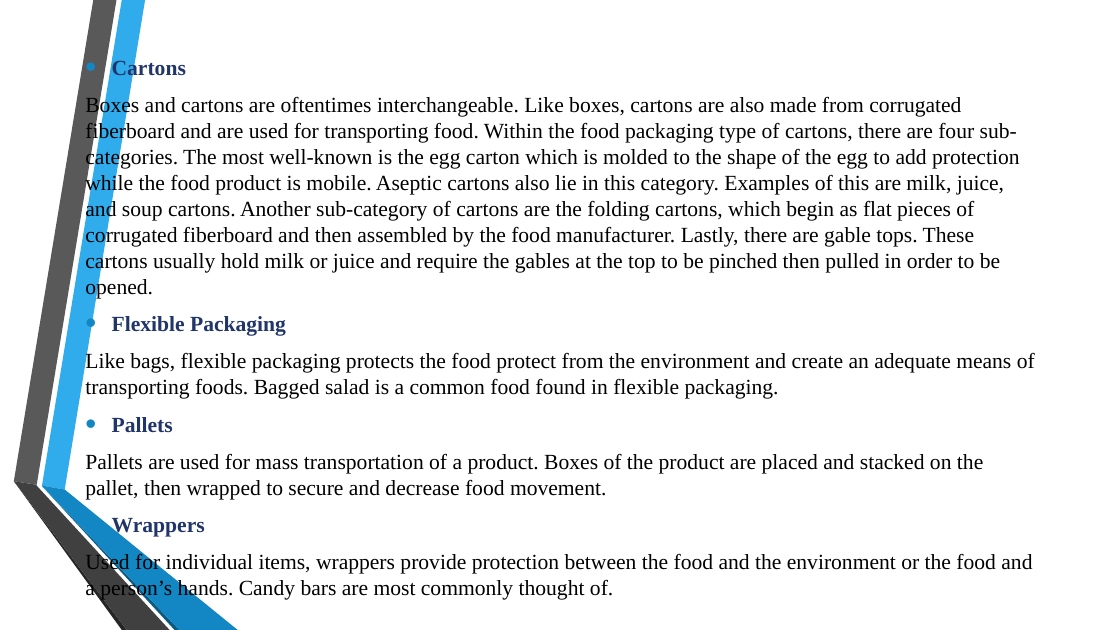
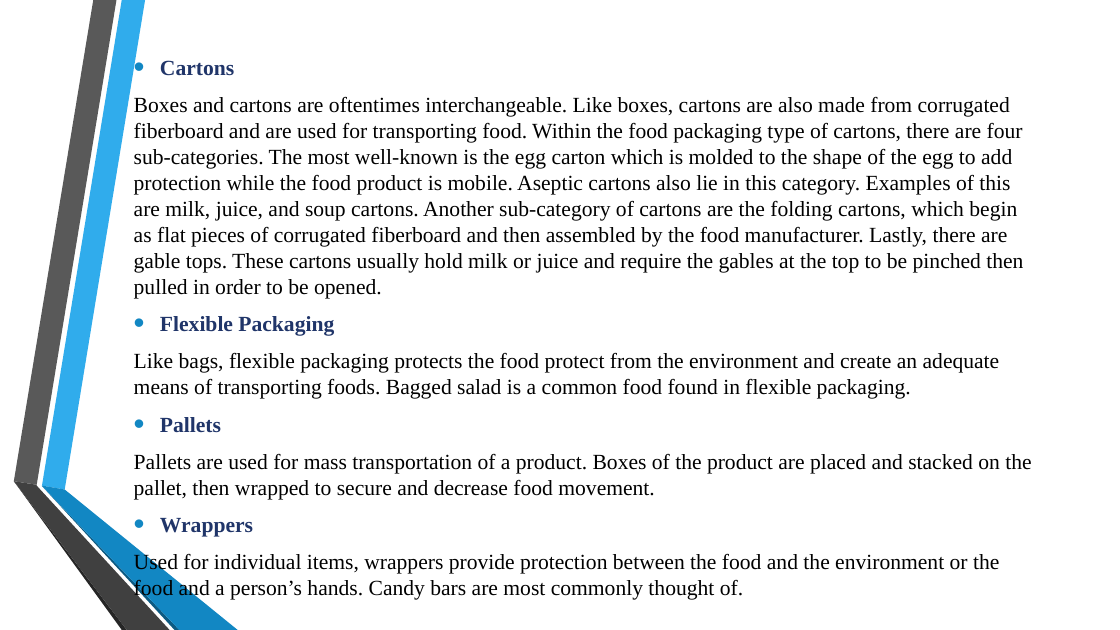
Before and after one commit to Anushak19/Packaging-and-Unitization, a slide deck: slide 7 of packing and unitization.pptx (slide 6 before the commit). Drawn at 1120x630 pixels with LibreOffice and Linux fonts; fonts in the diff are those of the drawing; background and template pictures are left out. Boxes give left, top, right and bottom in pixels: in the first picture for what was removed or moved away, otherwise in the second. Text is boxed around its words. In the diff, an @@ line names an element or a change of style, - is before the commit and + after.

```diff
--- a/packing and unitization.pptx
+++ b/packing and unitization.pptx
@@ text "Cartons" rewrapped from [85, 58, 1035, 600] to [134, 60, 1031, 600] @@
```
Also in this commit, not shown: 1 other slide changed, 1 slide added.
